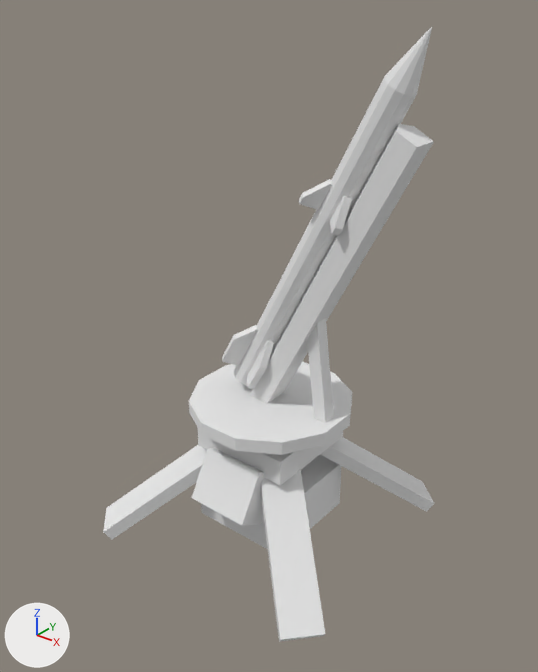
One commit to the OBJ model src/main/resources/assets/hbm/models/turrets/turret_sam.obj: the scene before it, then after it.
Camera for both pictures: a 50 mm camera at (3.78, -4.77, 4.89) aimed at (0.05, -0.11, 2.0). The axes (+X, +Y, +Z) are drawn at lower left. The lights are the same throughout. The first picture is the older version. Where no turn or scale is listed for an object, it has been applied to the vertices.

In view in the first picture: 'Base.001', 'Base.002', 'Base.003', 'Base.004', 'Base.005', 'Base.006', 'Launcher.001', 'Launcher.002', 'Launcher.003', 'MissileLoaded', 'MissileLoaded.001', 'MissileLoaded.002', 'MissileLoaded.003', 'MissileLoaded.004'.
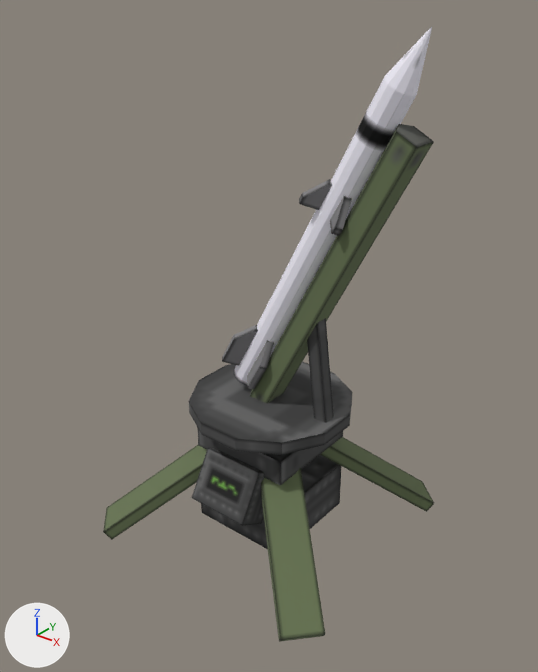
The edits, one by one:
Picture 'sam.png' (img_sam_png) is new.
In material 'm_b6bcbc14-8541-e74e-5790-67d256813356' (mat_m_b6bcbc14_8541_e74e_5790_67d256813356), base_color is no longer (0.8, 0.8, 0.8), white #e7e7e7.
In material 'm_b6bcbc14-8541-e74e-5790-67d256813356' (mat_m_b6bcbc14_8541_e74e_5790_67d256813356), texture is now set to img_sam_png.

Boxes [x1, y1, x2, y2] around the edits, measured in the pictures (538 x 672 px):
'MissileLoaded', surface changed
    both: [233, 27, 432, 386]
'Launcher.002', surface changed (white to green)
    both: [250, 124, 434, 403]
'Launcher.001', surface changed (white to grey)
    both: [189, 362, 352, 455]
'Base.006', surface changed (white to green)
    both: [261, 468, 325, 642]
'Base.003', surface changed (white to grey)
    both: [192, 448, 264, 526]
'Base.005', surface changed (white to green)
    both: [103, 445, 207, 540]
'Base.004', surface changed (white to black)
    both: [201, 455, 341, 549]
'Base.001', surface changed (white to green)
    both: [320, 437, 434, 512]
'Base.002', surface changed (white to black)
    both: [197, 427, 343, 485]
'Launcher.003', surface changed (white to black)
    both: [303, 296, 334, 423]
'MissileLoaded.001', surface changed (white to grey)
    both: [222, 325, 258, 366]
'MissileLoaded.002', surface changed (white to grey)
    both: [247, 340, 274, 390]
'MissileLoaded.004', surface changed (white to grey)
    both: [299, 179, 332, 210]
'MissileLoaded.003', surface changed (white to grey)
    both: [330, 196, 352, 236]
